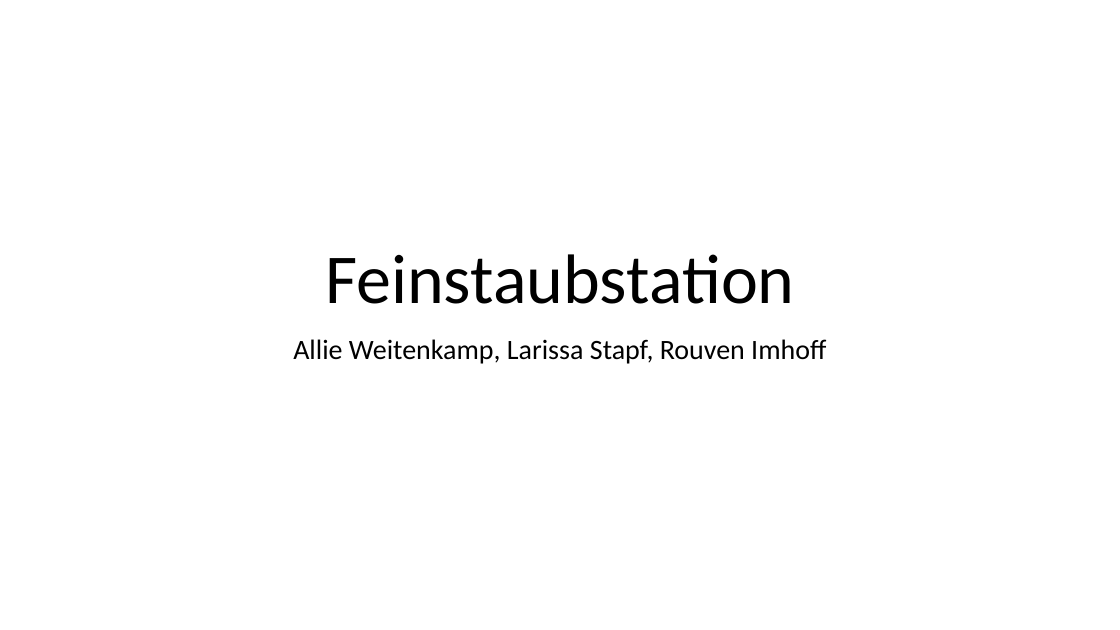
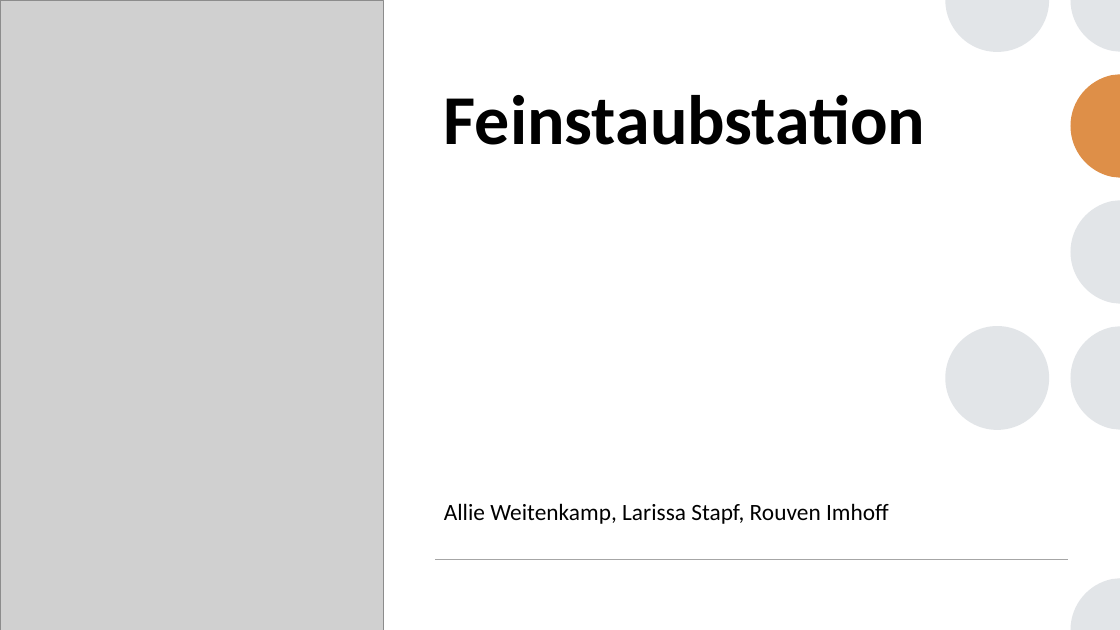
Before and after one commit to AllieW99/Feinstaubstation, a slide deck: slide 1 of Documentation/Abschlusspräsentation.pptx. Drawn at 1120x630 pixels with LibreOffice and Linux fonts; fonts in the diff are those of the drawing; grey boxes stand for pictures. Boxes give left, top, right and bottom in pixels: in the first picture for what was removed or moved away, otherwise in the second. Text is boxed around its words. In the diff, an @@ line names an element or a change of style, - is before the commit and + after.

Commit message:
Updated final presentation

```diff
--- a/Documentation/Abschlusspräsentation.pptx
+++ b/Documentation/Abschlusspräsentation.pptx
@@ rectangle added at <box>0,0,1120,630</box>, fill #FFFFFF @@
@@ picture added at <box>0,0,383,630</box> @@
@@ group added at <box>945,0,1120,630</box>: 6 freeform shapes, 1 ellipse @@
@@ title "Feinstaubstation": place and size @@
-title "Feinstaubstation" at <box>325,254,794,304</box>
+title "Feinstaubstation" at <box>444,94,926,145</box>
@@ title "Feinstaubstation" at <box>444,94,926,145</box>: bold on; alignment centre to left; line spacing 0.9 to 1; vertical alignment bottom to top @@
@@ freeform shape added at <box>1070,74,1120,177</box>, fill #E2E5E8 @@
@@ subtitle "Allie Weitenkamp, Larissa Stapf, Rouven ...": place and size @@
-subtitle "Allie Weitenkamp, Larissa Stapf, Rouven ..." at <box>293,339,826,364</box>
+subtitle "Allie Weitenkamp, Larissa Stapf, Rouven ..." at <box>444,503,889,524</box>
@@ subtitle "Allie Weitenkamp, Larissa Stapf, Rouven ..." at <box>444,503,889,524</box>: size 24 to 20 pt; alignment centre to left; line spacing 0.9 to 1; less space between paragraphs; vertical alignment top to bottom @@
@@ line added from (435, 560) to (1068, 560), #A6A6A6 1 pt @@
```
Also in this commit, not shown: 15 slides added.
